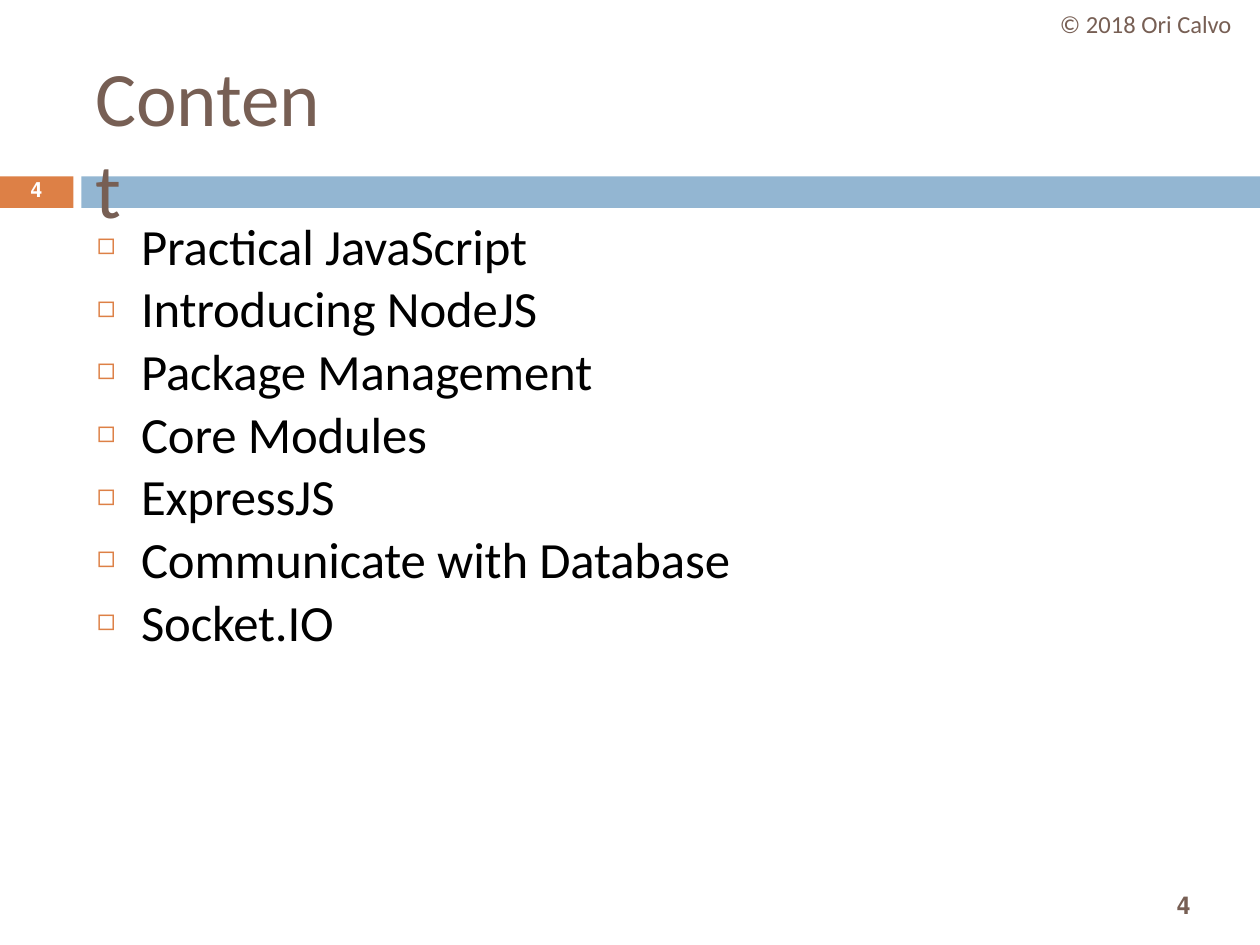
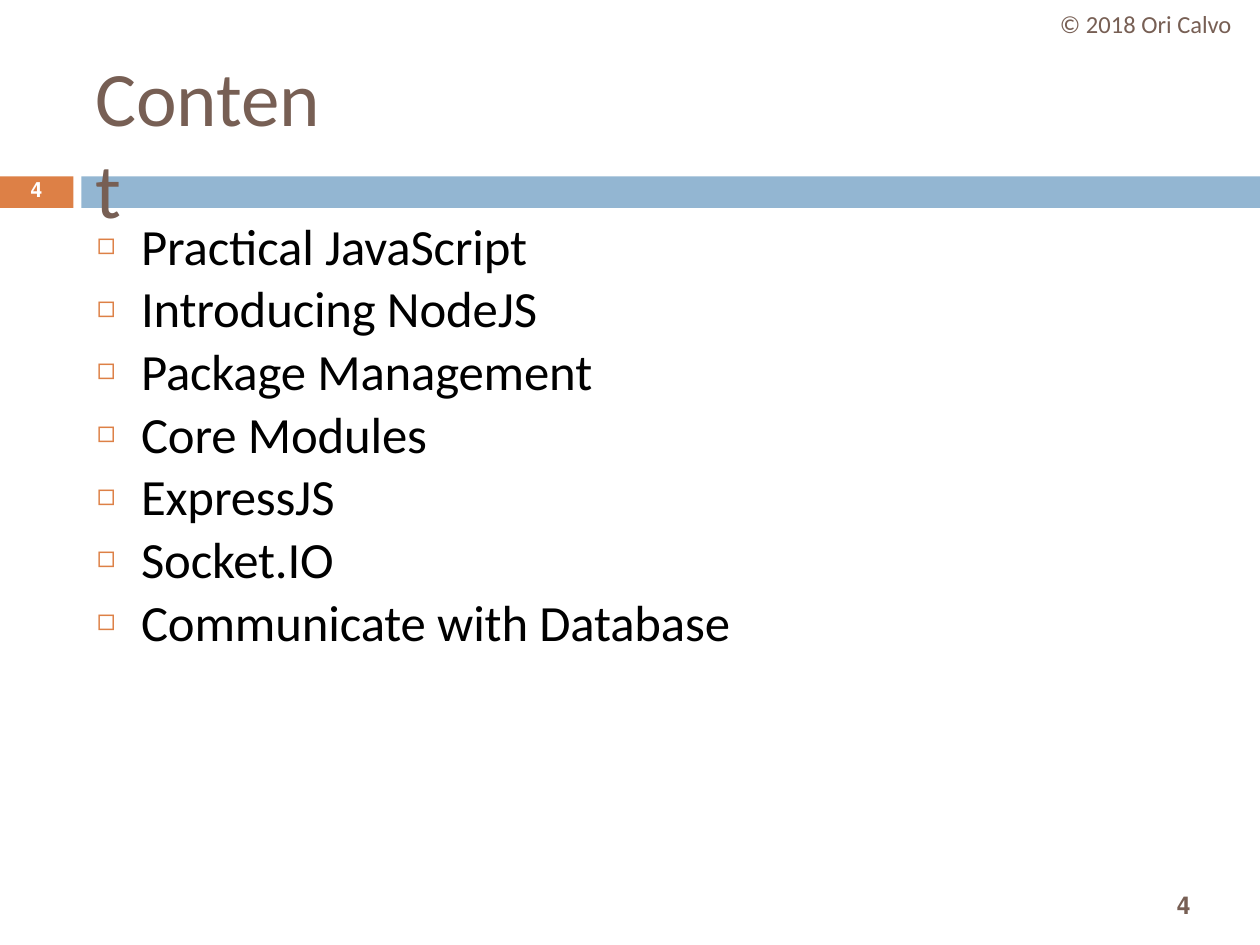
Before and after one commit to oricalvo/course-nodejs, a slide deck: slide 4 of PPTs/00 Introduction.pptx. Drawn at 1260x945 pixels with LibreOffice and Linux fonts; fonts in the diff are those of the drawing. Boxes give left, top, right and bottom in pixels: in the first picture for what was removed or moved away, otherwise in the second. Text is boxed around its words. In the diff, an @@ line names an element or a change of style, - is before the commit and + after.

```diff
--- a/PPTs/00 Introduction.pptx
+++ b/PPTs/00 Introduction.pptx
@@ text at [141, 542, 334, 579]: paragraph added @@
+◻ Socket.IO
@@ text at [141, 605, 334, 642]: paragraph removed @@
-◻ Socket.IO
```
Also in this commit, not shown: 22 other files.
